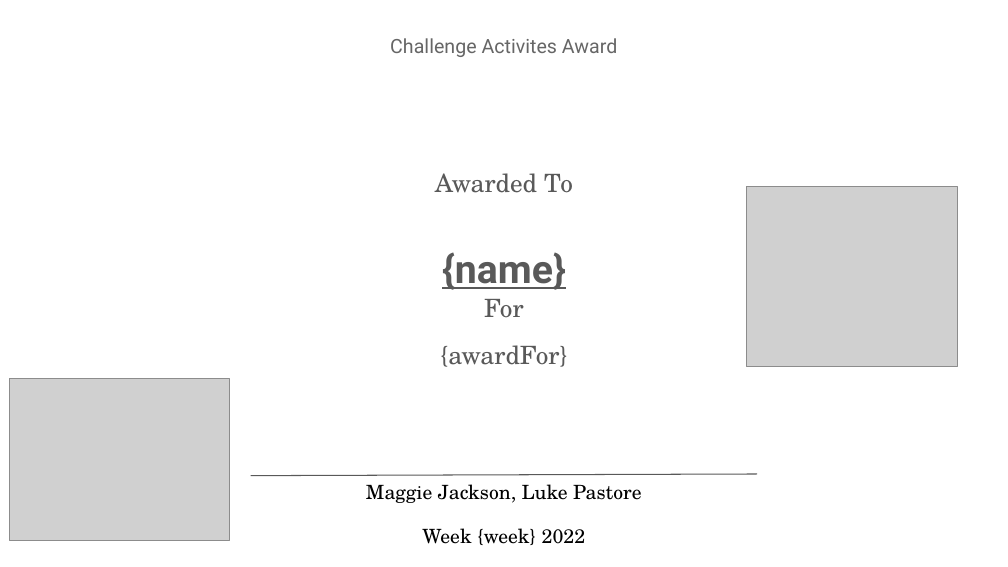
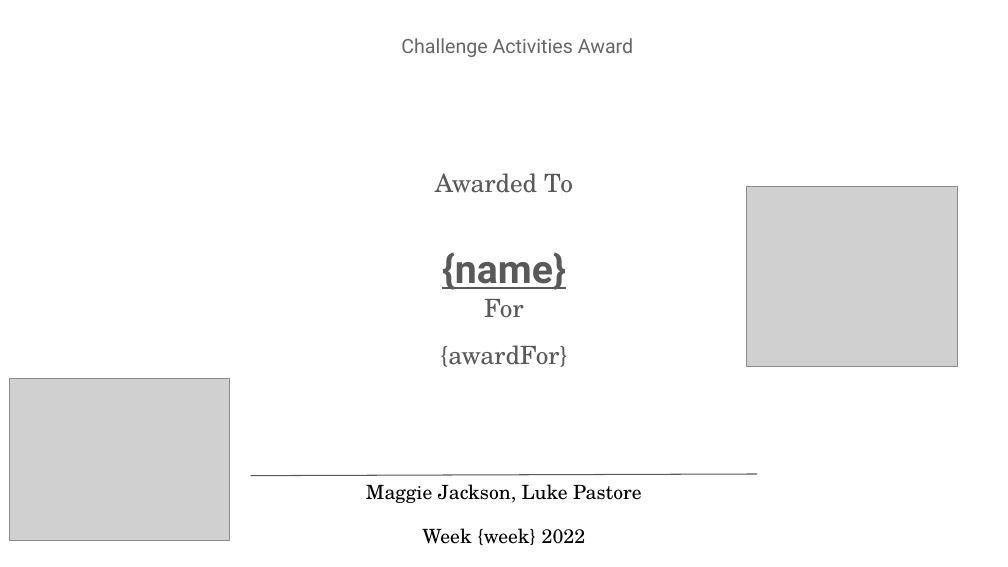
Before and after one commit to Knapptr/boynton, a slide deck: slide 1 of templates/challengeActivitiesAward_template.pptx. Drawn at 1008x567 pixels with LibreOffice and Linux fonts; fonts in the diff are those of the drawing; grey boxes stand for pictures. Boxes give left, top, right and bottom in pixels: in the first picture for what was removed or moved away, otherwise in the second. Text is boxed around its words. In the diff, an @@ line names an element or a change of style, - is before the commit and + after.

Commit message:
fixes typo

```diff
--- a/templates/challengeActivitiesAward_template.pptx
+++ b/templates/challengeActivitiesAward_template.pptx
@@ text at [401,38,633,57]: text changed @@
-Challenge Activites Award
+Challenge Activities Award
```
